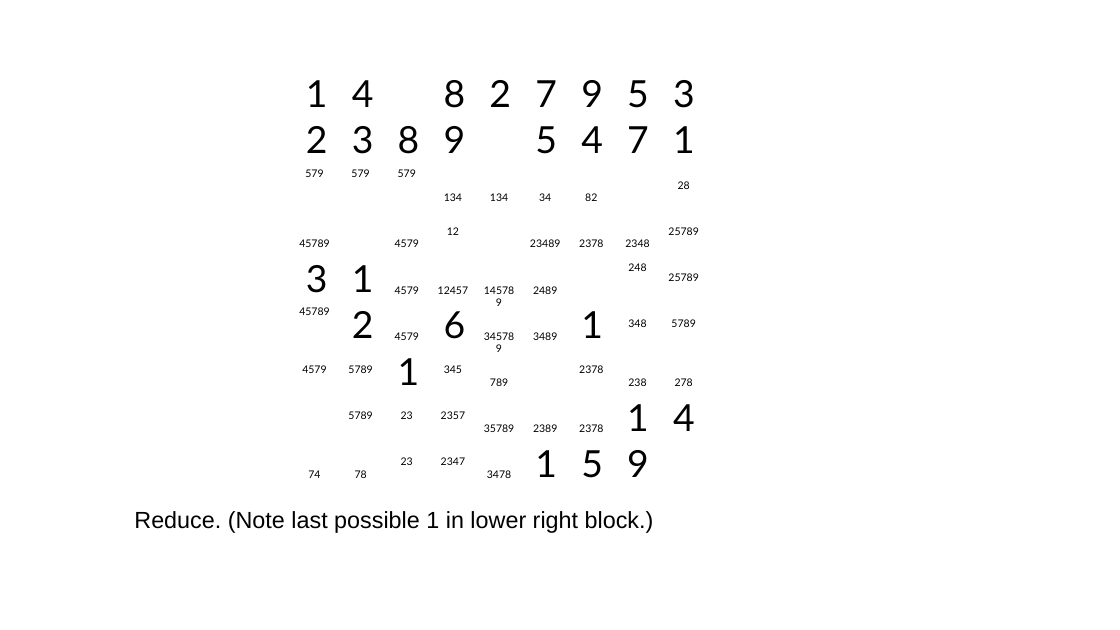
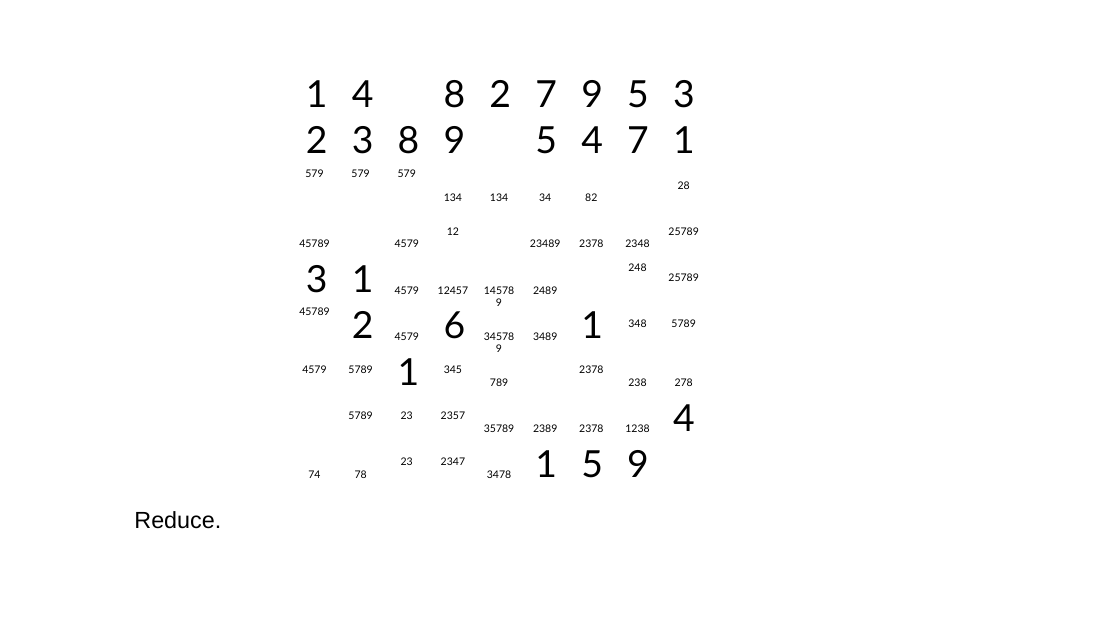
Before and after one commit to jhardis/WSJ_Number_Puzzles, a slide deck: slide 28 of 20260516_2.pptx. Drawn at 1120x630 pixels with LibreOffice and Linux fonts; fonts in the diff are those of the drawing; background and template pictures are left out. Boxes give left, top, right and bottom in pixels: in the first picture for what was removed or moved away, otherwise in the second. Text is boxed around its words. In the diff, an @@ line names an element or a change of style, - is before the commit and + after.

```diff
--- a/20260516_2.pptx
+++ b/20260516_2.pptx
@@ text removed at (627,404,649,431) @@
-1
@@ text added at (625,424,649,432), 9 pt, text #000000 @@
+1238
@@ text at (134,511,221,529): text changed @@
-Reduce. (Note last possible 1 in lower right block.)
+Reduce.
```
Also in this commit, not shown: 1 other slide changed.
